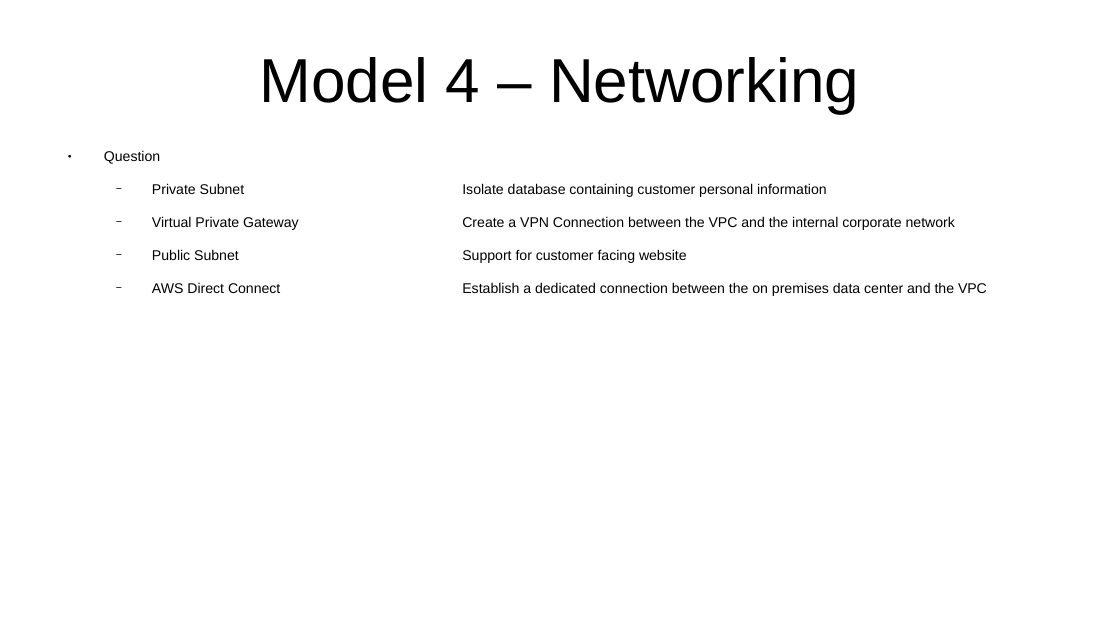
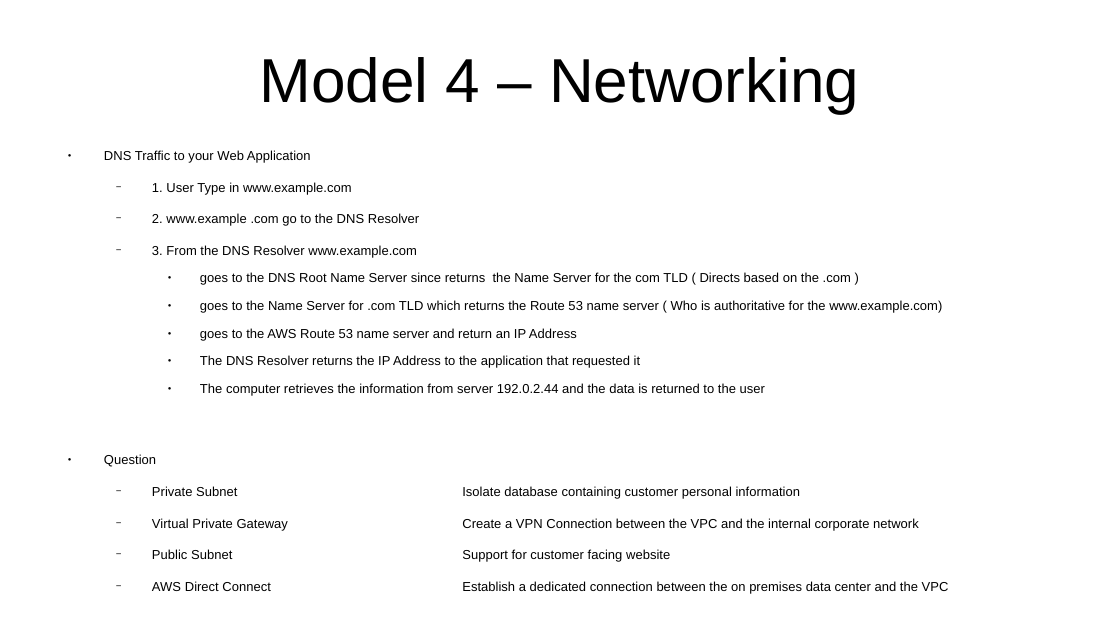
Before and after one commit to CharlesStockman/notesFromCourses, a slide deck: slide 58 of aws/cloud_practitioner/AWS.odp (slide 54 before the commit). Drawn at 1120x630 pixels with LibreOffice and Linux fonts; fonts in the diff are those of the drawing. Boxes give left, top, right and bottom in pixels: in the first picture for what was removed or moved away, otherwise in the second. Text is boxed around its words. In the diff, an @@ line names an element or a change of style, - is before the commit and + after.

```diff
--- a/aws/cloud_practitioner/AWS.odp
+++ b/aws/cloud_practitioner/AWS.odp
@@ text at box(104, 150, 942, 396): paragraphs added @@
+● DNS Traffic to your Web Application
+  − 1. User Type in www.example.com
+  − 2. www.example .com go to the DNS Resolver
+  − 3. From the DNS Resolver www.example.com
+    ● goes to the DNS Root Name Server since returns the Name Server for the com TLD ( Directs based on the .com )
+    ● goes to the Name Server for .com TLD which returns the Route 53 name server ( Who is authoritative for the www.example.com)
+    ● goes to the AWS Route 53 name server and return an IP Address
+    ● The DNS Resolver returns the IP Address to the application that requested it
+    ● The computer retrieves the information from server 192.0.2.44 and the data is returned to the user
@@ text at box(104, 454, 949, 594): size 10 to 9.2 pt in "Question", "Private Subnet Isolate database containing customer personal ...", "Virtual Private Gateway Create a VPN Connection ...", "Public Subnet Support for customer facing website" and 1 more places @@
```
Also in this commit, not shown: 28 other slides changed, 19 slides added, 15 other files.
